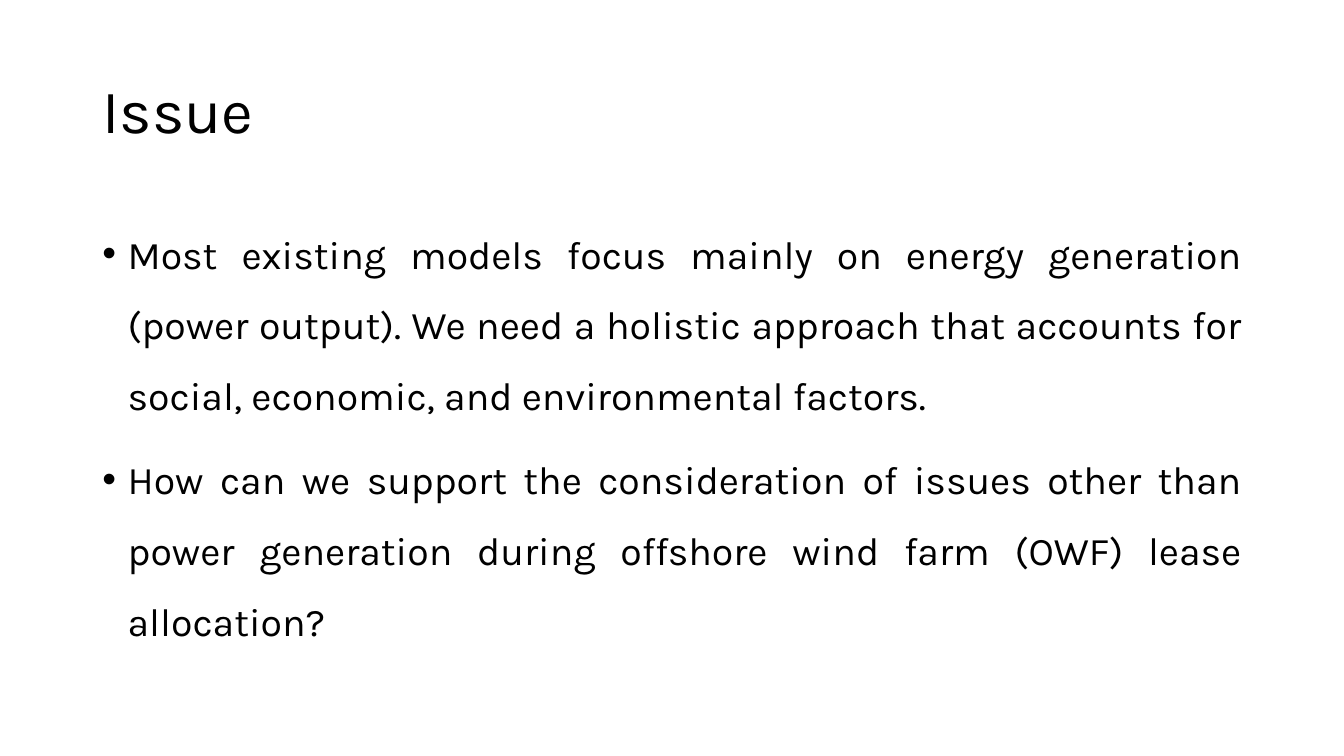
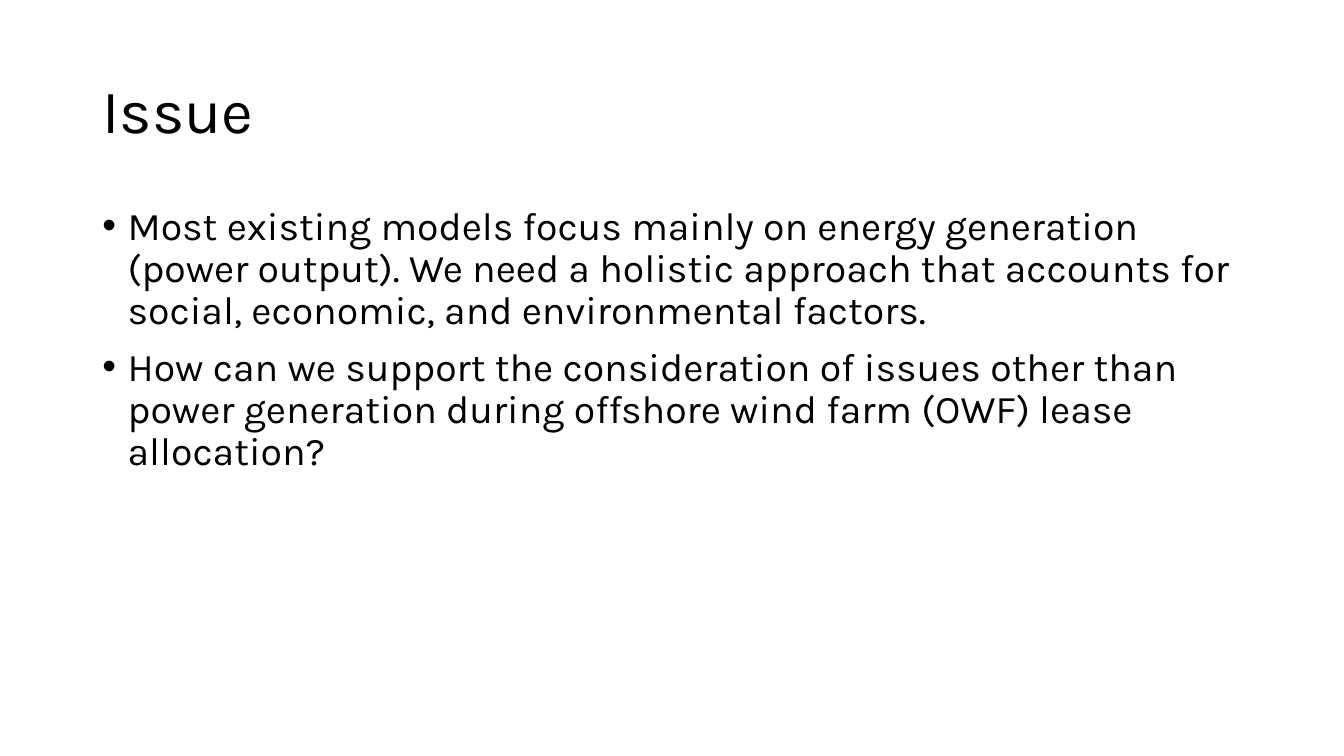
Before and after one commit to Duc1e/Wind-Turbine-Project-GEOG563, a slide deck: slide 2 of Documents/May Presentation.pptx. Drawn at 1344x756 pixels with LibreOffice and Linux fonts; fonts in the diff are those of the drawing. Boxes give left, top, right and bottom in pixels: in the first picture for what was removed or moved away, otherwise in the second. Text is boxed around its words. In the diff, an @@ line names an element or a change of style, - is before the commit and + after.

Commit message:
Formatting cleanup on presentation

```diff
--- a/Documents/May Presentation.pptx
+++ b/Documents/May Presentation.pptx
@@ text "Most existing models focus mainly ..." at <box>128,213,1229,466</box>: alignment justified to left; line spacing 1.5 to 0.9 @@
```
Also in this commit, not shown: 2 other slides changed.
